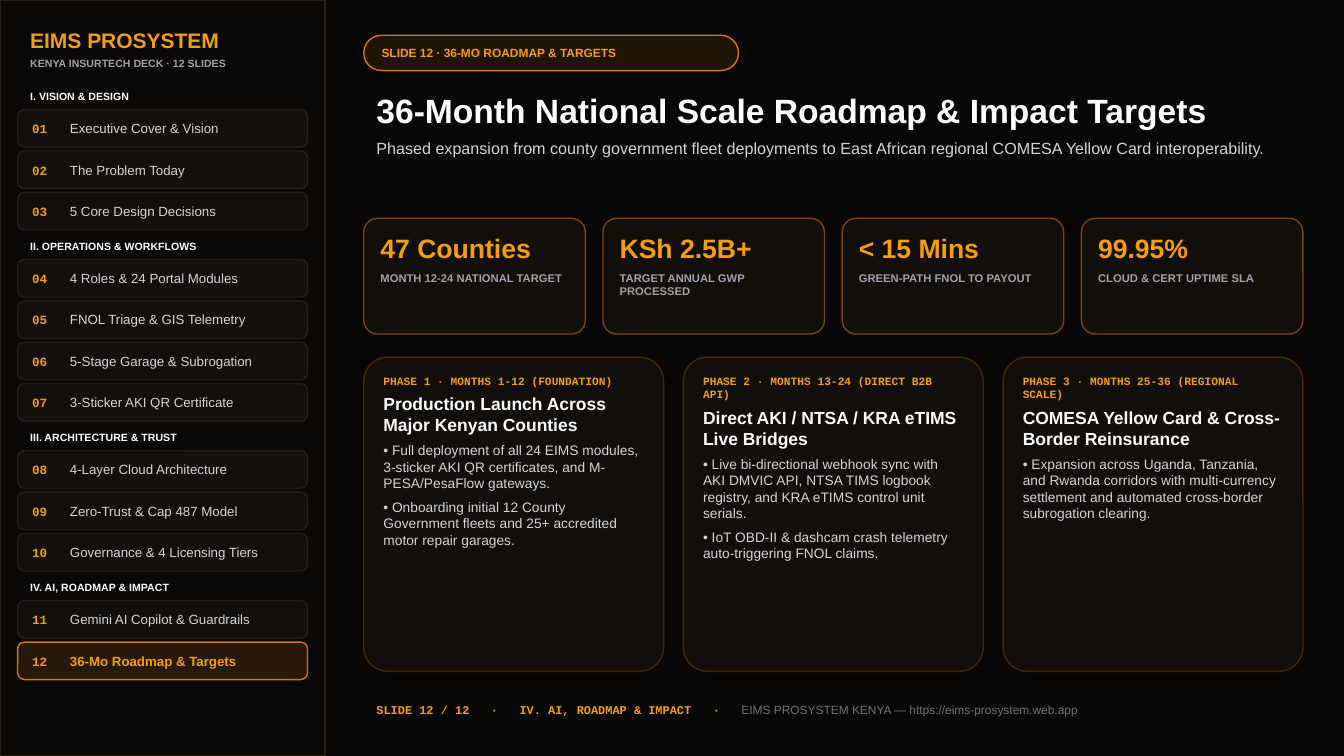
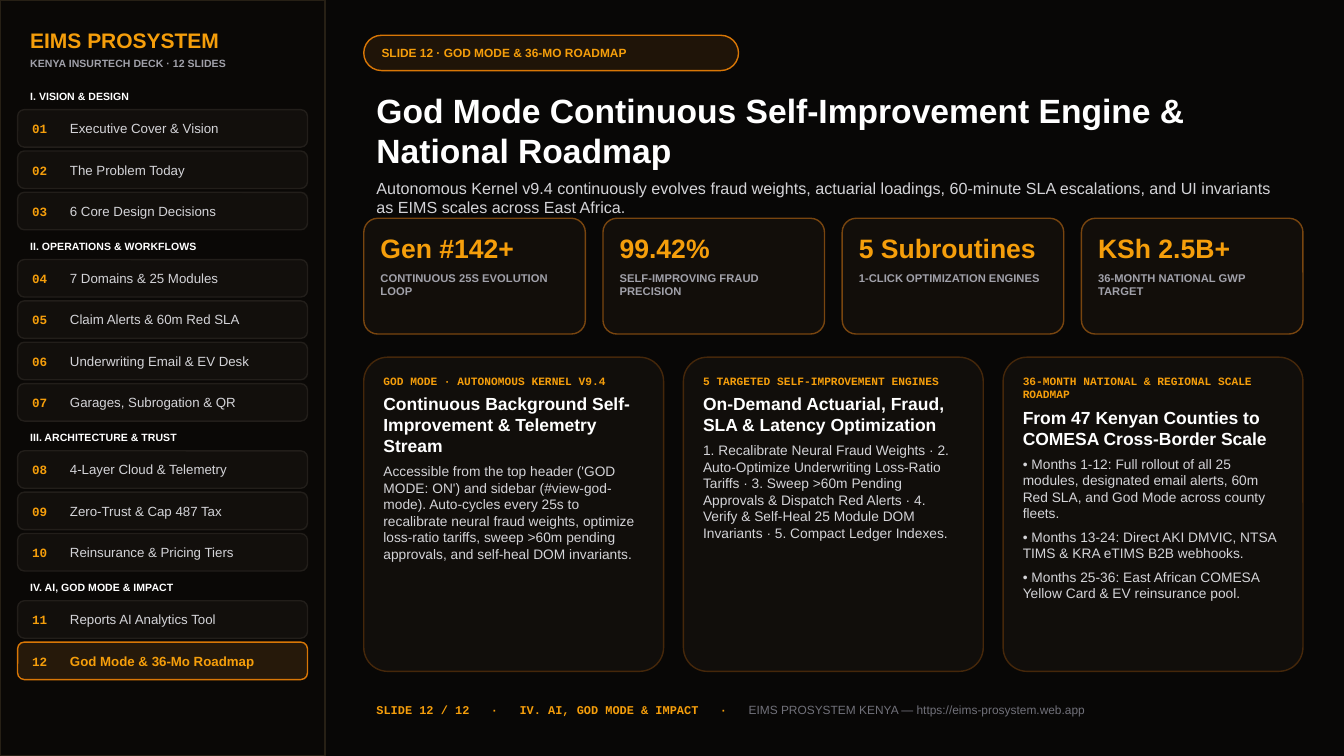
Before and after one commit to tokgot-debug/eims-prosystem, a slide deck: slide 12 of public/EIMS_ProSystem_Pitch_Deck.pptx. Drawn at 1344x756 pixels with LibreOffice and Linux fonts; fonts in the diff are those of the drawing. Boxes give left, top, right and bottom in pixels: in the first picture for what was removed or moved away, otherwise in the second. Text is boxed around its words. In the diff, an @@ line names an element or a change of style, - is before the commit and + after.

```diff
--- a/public/EIMS_ProSystem_Pitch_Deck.pptx
+++ b/public/EIMS_ProSystem_Pitch_Deck.pptx
@@ text in rounded rectangle at (382, 48, 627, 57): text changed @@
-SLIDE 12 · 36-MO ROADMAP & TARGETS
+SLIDE 12 · GOD MODE & 36-MO ROADMAP
@@ text at (376, 98, 1270, 213): text changed @@
-36-Month National Scale Roadmap & Impact Targets
-Phased expansion from county government fleet deployments to East African regional COMESA Yellow Card interoperability.
+God Mode Continuous Self-Improvement Engine & National Roadmap
+Autonomous Kernel v9.4 continuously evolves fraud weights, actuarial loadings, 60-minute SLA escalations, and UI invariants as EIMS scales across East Africa.
@@ text in rounded rectangle at (380, 239, 548, 295): text changed @@
-47 Counties
-MONTH 12-24 NATIONAL TARGET
+Gen #142+
+CONTINUOUS 25S EVOLUTION LOOP
@@ text in rounded rectangle at (620, 239, 758, 295): text changed @@
-KSh 2.5B+
-TARGET ANNUAL GWP PROCESSED
+99.42%
+SELF-IMPROVING FRAUD PRECISION
@@ text in rounded rectangle at (859, 238, 1040, 282): text changed @@
-< 15 Mins
-GREEN-PATH FNOL TO PAYOUT
+5 Subroutines
+1-CLICK OPTIMIZATION ENGINES
@@ text in rounded rectangle at (1098, 238, 1246, 295): text changed @@
-99.95%
-CLOUD & CERT UPTIME SLA
+KSh 2.5B+
+36-MONTH NATIONAL GWP TARGET
@@ text in rounded rectangle at (32, 273, 218, 283): text changed @@
-04 4 Roles & 24 Portal Modules
+04 7 Domains & 25 Modules
@@ text in rounded rectangle at (32, 314, 239, 324): text changed @@
-05 FNOL Triage & GIS Telemetry
+05 Claim Alerts & 60m Red SLA
@@ text in rounded rectangle at (32, 356, 249, 369): text changed @@
-06 5-Stage Garage & Subrogation
+06 Underwriting Email & EV Desk
@@ text in rounded rectangle at (383, 377, 634, 562): text changed @@
-PHASE 1 · MONTHS 1-12 (FOUNDATION)
-Production Launch Across Major Kenyan Counties
-• Full deployment of all 24 EIMS modules, 3-sticker AKI QR certificates, and M-PESA/PesaFlow gateways.
-• Onboarding initial 12 County Government fleets and 25+ accredited motor repair garages.
+GOD MODE · AUTONOMOUS KERNEL V9.4
+Continuous Background Self-Improvement & Telemetry Stream
+Accessible from the top header ('GOD MODE: ON') and sidebar (#view-god-mode). Auto-cycles every 25s to recalibrate neural fraud weights, optimize loss-ratio tariffs, sweep >60m pending approvals, and self-heal DOM invariants.
@@ text in rounded rectangle at (703, 377, 949, 541): text changed @@
-PHASE 2 · MONTHS 13-24 (DIRECT B2B API)
-Direct AKI / NTSA / KRA eTIMS Live Bridges
-• Live bi-directional webhook sync with AKI DMVIC API, NTSA TIMS logbook registry, and KRA eTIMS control unit serials.
-• IoT OBD-II & dashcam crash telemetry auto-triggering FNOL claims.
+5 TARGETED SELF-IMPROVEMENT ENGINES
+On-Demand Actuarial, Fraud, SLA & Latency Optimization
+1. Recalibrate Neural Fraud Weights · 2. Auto-Optimize Underwriting Loss-Ratio Tariffs · 3. Sweep >60m Pending Approvals & Dispatch Red Alerts · 4. Verify & Self-Heal 25 Module DOM Invariants · 5. Compact Ledger Indexes.
@@ text in rounded rectangle at (32, 397, 236, 410): text changed @@
-07 3-Sticker AKI QR Certificate
+07 Garages, Subrogation & QR
@@ text in rounded rectangle at (1023, 411, 1277, 601): text changed @@
-PHASE 3 · MONTHS 25-36 (REGIONAL SCALE)
-COMESA Yellow Card & Cross-Border Reinsurance
-• Expansion across Uganda, Tanzania, and Rwanda corridors with multi-currency settlement and automated cross-border subrogation clearing.
+36-MONTH NATIONAL & REGIONAL SCALE ROADMAP
+From 47 Kenyan Counties to COMESA Cross-Border Scale
+• Months 1-12: Full rollout of all 25 modules, designated email alerts, 60m Red SLA, and God Mode across county fleets.
+• Months 13-24: Direct AKI DMVIC, NTSA TIMS & KRA eTIMS B2B webhooks.
+• Months 25-36: East African COMESA Yellow Card & EV reinsurance pool.
@@ text in rounded rectangle at (32, 464, 226, 477): text changed @@
-08 4-Layer Cloud Architecture
+08 4-Layer Cloud & Telemetry
@@ text in rounded rectangle at (32, 506, 222, 519): text changed @@
-09 Zero-Trust & Cap 487 Model
+09 Zero-Trust & Cap 487 Tax
@@ text in rounded rectangle at (32, 547, 234, 560): text changed @@
-10 Governance & 4 Licensing Tiers
+10 Reinsurance & Pricing Tiers
@@ text at (30, 583, 173, 593): text changed @@
-IV. AI, ROADMAP & IMPACT
+IV. AI, GOD MODE & IMPACT
@@ text in rounded rectangle at (70, 614, 215, 627): text changed @@
-11 Gemini AI Copilot & Guardrails
+11 Reports AI Analytics Tool
@@ text in rounded rectangle at (32, 656, 254, 669): text changed @@
-12 36-Mo Roadmap & Targets
+12 God Mode & 36-Mo Roadmap
@@ text at (376, 705, 1085, 717): text changed @@
-SLIDE 12 / 12 · IV. AI, ROADMAP & IMPACT · EIMS PROSYSTEM KENYA — https://eims-prosystem.web.app
+SLIDE 12 / 12 · IV. AI, GOD MODE & IMPACT · EIMS PROSYSTEM KENYA — https://eims-prosystem.web.app
```
Also in this commit, not shown: 11 other slides changed, 1 other file.
